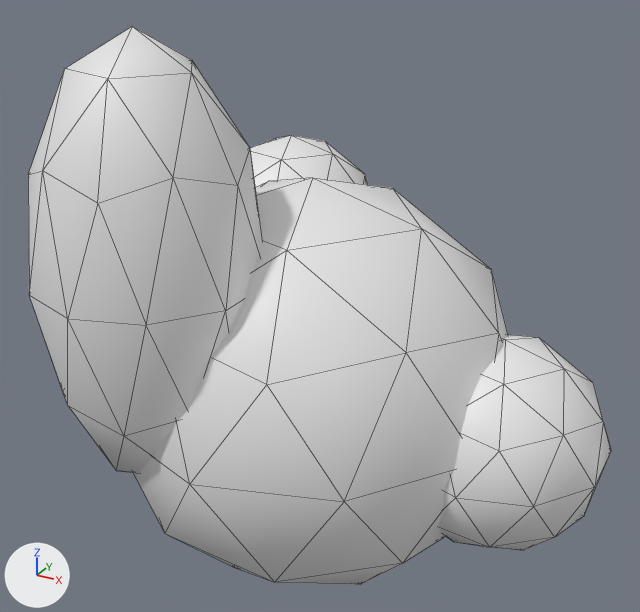
The Blender file Assets/Art/Models/Environment/Tree4.blend: old version first, new version second.
One viewpoint serves both versions: a 50 mm camera at (3.73, -6.65, 6.11) aimed at (-0.02, 0.17, 2.7). Arrows for +X, +Y and +Z are at lower left; the lights stay in place. Mesh edges are drawn as thin lines.
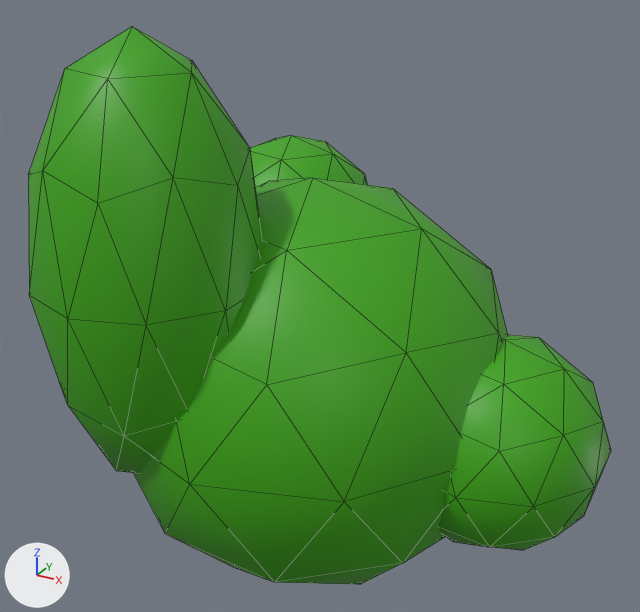
Boxes (x1, y1, x2, y2) around the edits, measured in the pictures (640 x 612 px):
'Icosphere', recoloured, surface changed (grey to green): (134, 178, 508, 584) in both
'Icosphere.002', recoloured, surface changed (grey to green): (28, 26, 262, 473) in both
'Icosphere.003', recoloured, surface changed (white to green): (438, 335, 611, 550) in both
'Icosphere.001', recoloured (white to green): (250, 135, 368, 187) in both

What changed in the scene script:
```text
Add img_palette_png:
    img_palette_png = load_image('palette.png', '../../palette.png', 7, 10, 'sRGB')
Add mat_material:
    mat_material = principled_material('Material')
    mat_material.texture = img_palette_png
Change me_icosphere:
    where me_icosphere.from_pydata(...)  # 42 vertices, 80 faces; spans x -0.95..0.95, y -1.0..1.0, z 0.0..2.0
    used by ob_icosphere; location = (0.0, 0.0, 0.0); scale = (2.0, 2.0, 2.0)
    me_icosphere part 1: texture (UV) coordinates of 80 of 80 faces, centred in x -0.93..0.93, y -0.89..0.89, z 0.1..1.9, changed; they spanned u 0.0..1.0, v 0.0..0.47 and now span u 0.63..0.63, v 0.45..0.45
    add me_icosphere.materials.append(mat_material)  # picture img_palette_png
Change me_icosphere_001:
    where me_icosphere_001.from_pydata(...)  # 42 vertices, 80 faces; spans x -0.95..0.95, y -1.0..1.0, z 0.0..2.0
    add me_icosphere_001.materials.append(mat_material)  # picture img_palette_png
Change me_icosphere_002:
    where me_icosphere_002.from_pydata(...)  # 42 vertices, 80 faces; spans x -0.95..0.95, y -1.0..1.0, z 0.0..2.0
    used by ob_icosphere_002; location = (-0.84, -1.26, 1.36); scale = (1.0, 1.0, 2.0)
    me_icosphere_002 part 2: texture (UV) coordinates of 80 of 80 faces, centred in x -0.93..0.93, y -0.89..0.89, z 0.1..1.9, changed; they spanned u 0.0..1.0, v 0.0..0.47 and now span u 0.62..0.62, v 0.44..0.44
    add me_icosphere_002.materials.append(mat_material)  # picture img_palette_png
Change me_icosphere_003:
    where me_icosphere_003.from_pydata(...)  # 42 vertices, 80 faces; spans x -0.95..0.95, y -1.0..1.0, z 0.0..2.0
    used by ob_icosphere_003; location = (1.82, 0.11, 0.79)
    me_icosphere_003 part 3: texture (UV) coordinates of 80 of 80 faces, centred in x -0.93..0.93, y -0.89..0.89, z 0.1..1.9, changed; they spanned u 0.0..1.0, v 0.0..0.47 and now span u 0.63..0.63, v 0.44..0.44
    add me_icosphere_003.materials.append(mat_material)  # picture img_palette_png
```
